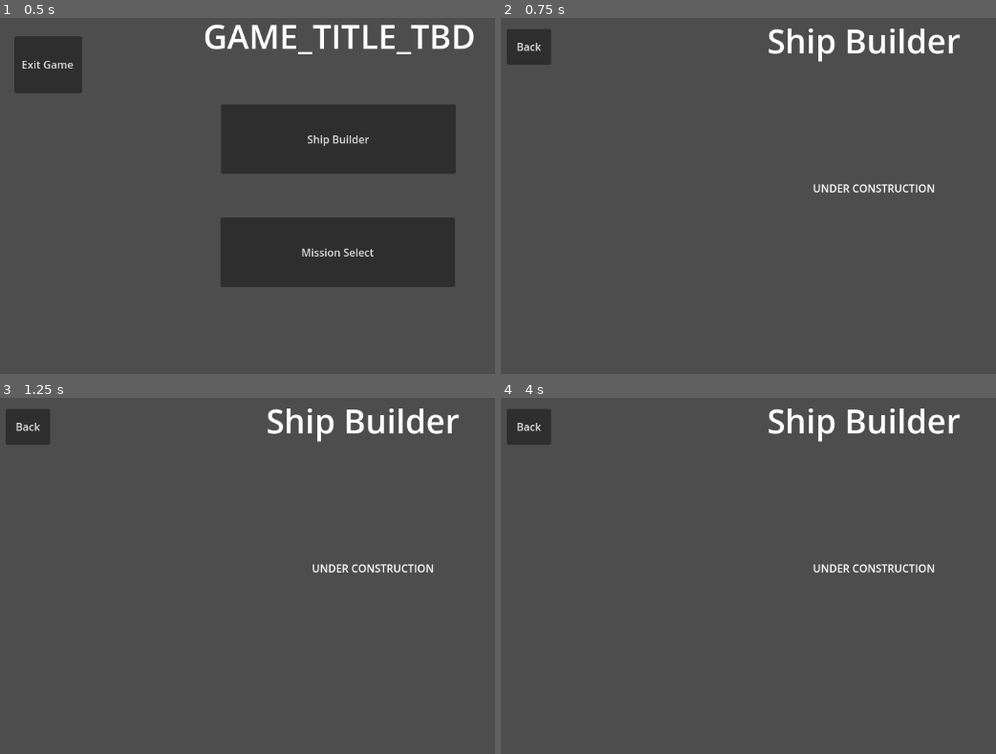
Above: before the commit, frames 1-4 (two rows, left to right).
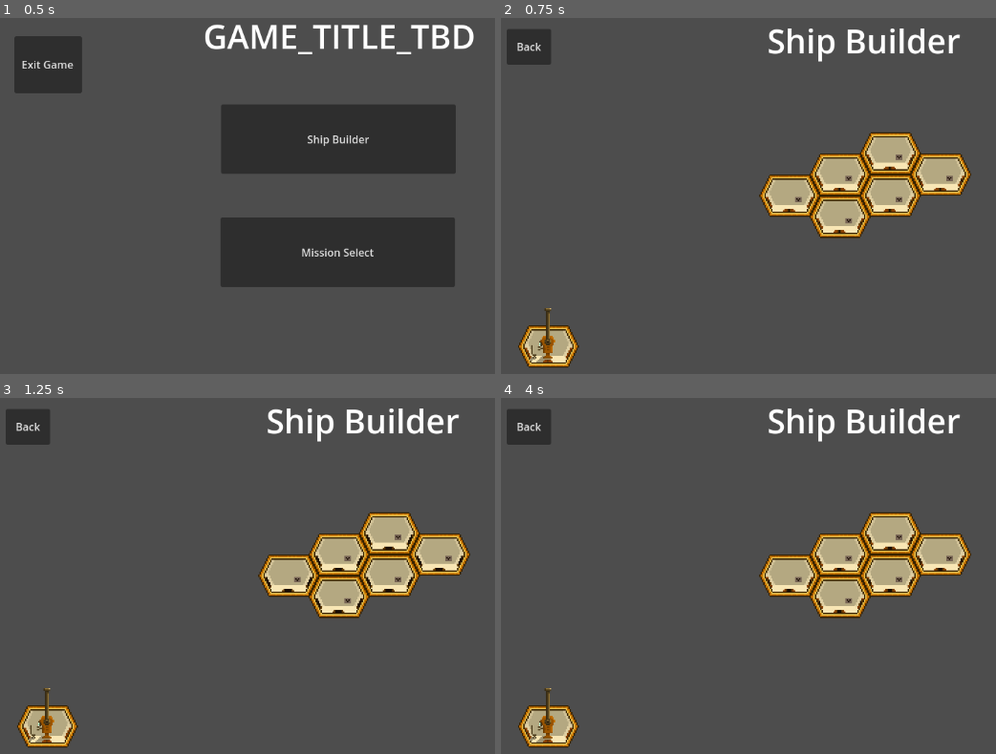
Above: after the commit, the same moments.

Repository: Onahail/PixelJam
Game: Godot game, scene res://Menus/main_menu.tscn
The game is run twice, just before and just after one commit, with the same random seed, the same clock (stepped at 60 frames per second) and the same inputs.
Inputs:
- Up to frame 1 (0.5 s): no input
- Up to frame 2 (0.75 s): click "Ship Builder" at 0.5 s
- Up to frame 3 (1.25 s): no input
- Up to frame 4 (4 s): click "Back" at 1.25 s; click "Mission Select" at 2 s; click "Back" at 2.75 s; click "Ship Builder" at 3.5 s

Frame 1 is identical in both runs. In frame 2, 8.5% of the frame differs, in the area x 3-95%, y 32-99%; in frame 3, 8.5%; in frame 4, 8.5%.

Commit message:
Ship Builder Progress

Diff:
--- a/Game/game.tscn
+++ b/Game/game.tscn
@@ -1,7 +1,8 @@
-[gd_scene load_steps=4 format=3 uid="uid://l35y1g5j685o"]
+[gd_scene load_steps=5 format=3 uid="uid://l35y1g5j685o"]
 
 [ext_resource type="Script" path="res://Game/game.gd" id="1_ru1o3"]
 [ext_resource type="Theme" uid="uid://cgkmqyuk7h3mi" path="res://ButtonThemes/disabled.tres" id="2_rdv2t"]
+[ext_resource type="AudioStream" uid="uid://dtmww5tol5oth" path="res://Music/Submarine_Rush.mp3" id="3_qn60e"]
 
 [sub_resource type="StyleBoxFlat" id="StyleBoxFlat_51ino"]
 bg_color = Color(0.063472, 0.716149, 0.375532, 1)
@@ -57,4 +58,8 @@
 vertical_alignment = 1
 autowrap_mode = 3
 
+[node name="AudioStreamPlayer2D" type="AudioStreamPlayer2D" parent="."]
+stream = ExtResource("3_qn60e")
+autoplay = true
+
 [connection signal="pressed" from="Victory/ReturnToSurface" to="." method="_on_return_to_surface_pressed"]
--- a/Globals.gd
+++ b/Globals.gd
@@ -1,3 +1,4 @@
 extends Node
 
 var testvar = 1000
+var is_dragging = false
--- /dev/null
+++ b/Menus/ShipBuilder/ShipModules/BaseTile/base_tile.gd
@@ -0,0 +1,11 @@
+extends StaticBody2D
+
+func _ready():
+	$AnimatedSprite2D.play("base_tile_animation")
+
+func  _process(delta):
+	pass
+	#if Globals.is_dragging:
+	#	modulate = Color(Color.LAWN_GREEN, 0.7)
+	#else:
+	#	modulate = Color(1,1,1,1)
--- /dev/null
+++ b/Menus/ShipBuilder/ShipModules/BaseTile/base_tile.tscn
@@ -0,0 +1,59 @@
+[gd_scene load_steps=9 format=3 uid="uid://de4j5pomdu57n"]
+
+[ext_resource type="Texture2D" uid="uid://bcpxsucjim2ak" path="res://Menus/ShipBuilder/ShipModules/BaseTile/Empty_Room_Doors_Opening_Spreadsheet_92x64.png" id="1_jouv7"]
+[ext_resource type="Script" path="res://Menus/ShipBuilder/ShipModules/BaseTile/base_tile.gd" id="1_qxjh6"]
+
+[sub_resource type="AtlasTexture" id="AtlasTexture_tccar"]
+atlas = ExtResource("1_jouv7")
+region = Rect2(0, 0, 92, 64)
+
+[sub_resource type="AtlasTexture" id="AtlasTexture_dje80"]
+atlas = ExtResource("1_jouv7")
+region = Rect2(92, 0, 92, 64)
+
+[sub_resource type="AtlasTexture" id="AtlasTexture_powyi"]
+atlas = ExtResource("1_jouv7")
+region = Rect2(184, 0, 92, 64)
+
+[sub_resource type="AtlasTexture" id="AtlasTexture_dwu1v"]
+atlas = ExtResource("1_jouv7")
+region = Rect2(276, 0, 92, 64)
+
+[sub_resource type="AtlasTexture" id="AtlasTexture_jadru"]
+atlas = ExtResource("1_jouv7")
+region = Rect2(368, 0, 92, 64)
+
+[sub_resource type="SpriteFrames" id="SpriteFrames_n1fdi"]
+animations = [{
+"frames": [{
+"duration": 1.0,
+"texture": SubResource("AtlasTexture_tccar")
+}, {
+"duration": 1.0,
+"texture": SubResource("AtlasTexture_dje80")
+}, {
+"duration": 1.0,
+"texture": SubResource("AtlasTexture_powyi")
+}, {
+"duration": 1.0,
+"texture": SubResource("AtlasTexture_dwu1v")
+}, {
+"duration": 1.0,
+"texture": SubResource("AtlasTexture_jadru")
+}],
+"loop": true,
+"name": &"base_tile_animation",
+"speed": 5.0
+}]
+
+[node name="BaseTile" type="StaticBody2D" groups=["droppable"]]
+script = ExtResource("1_qxjh6")
+
+[node name="AnimatedSprite2D" type="AnimatedSprite2D" parent="."]
+sprite_frames = SubResource("SpriteFrames_n1fdi")
+animation = &"base_tile_animation"
+frame_progress = 0.436827
+
+[node name="CollisionPolygon2D" type="CollisionPolygon2D" parent="."]
+position = Vector2(-1, -7)
+polygon = PackedVector2Array(-28, -23, 30, -23, 45, 7, 30, 37, -27, 37, -43, 7)
--- /dev/null
+++ b/Menus/ShipBuilder/ShipModules/Gun/gun.tscn
@@ -0,0 +1,16 @@
+[gd_scene load_steps=2 format=3 uid="uid://dydspxhktcbcx"]
+
+[ext_resource type="Texture2D" uid="uid://cd4me2rdqa2px" path="res://Menus/ShipBuilder/ShipModules/Gun/Gun.png" id="1_radpf"]
+
+[node name="CharacterBody2D" type="Node2D"]
+
+[node name="PivotPoint" type="Marker2D" parent="."]
+rotation = 0.00586757
+
+[node name="Gun" type="Sprite2D" parent="PivotPoint"]
+position = Vector2(0, -23)
+rotation = -0.00469941
+texture = ExtResource("1_radpf")
+
+[node name="ShootPoint" type="Marker2D" parent="PivotPoint/Gun"]
+position = Vector2(-0.167662, -28.0002)
--- /dev/null
+++ b/Menus/ShipBuilder/ShipModules/Gun/gun_deck.gd
@@ -0,0 +1,70 @@
+extends Node2D
+
+var draggable = false
+var is_inside_droppable = false
+var body_ref
+var offset: Vector2
+var initialPos : Vector2
+var drop_points = []
+var drop_point
+
+func _ready():
+	initialPos = global_position
+
+func _process(delta):
+	if draggable:
+		if Input.is_action_just_pressed("leftclick"):
+			offset = get_global_mouse_position()
+			Globals.is_dragging = true
+			z_index = 2
+			scale = Vector2(0.7,0.7)
+		if Input.is_action_pressed("leftclick"):
+			global_position = get_global_mouse_position()
+		elif Input.is_action_just_released("leftclick"):
+			scale = Vector2(1,1)
+			Globals.is_dragging = false
+			var tween = get_tree().create_tween()
+			if is_inside_droppable:
+				#tween.tween_property(self, "global_position", body_ref.global_position,0.2).set_ease(Tween.EASE_OUT)
+				var closest_distance = INF
+				for point in drop_points:
+					var distance = global_position.distance_to(point.global_position)
+					if distance < closest_distance:
+						closest_distance = distance
+						drop_point = point
+				tween.tween_property(self, "global_position", drop_point.global_position,0.2).set_ease(Tween.EASE_OUT)
+				body_ref.modulate = Color(1,1,1,1)
+				#print("Inside Droppable Position")
+			else:
+				tween.tween_property(self, "global_position", initialPos,0.2).set_ease(Tween.EASE_OUT)
+				#print("Outside Droppable Position - Returning")
+
+
+func _on_area_2d_mouse_entered():
+	if not Globals.is_dragging:
+		draggable = true
+		scale = Vector2(1.05,1.05)
+
+
+func _on_area_2d_mouse_exited():
+	if not Globals.is_dragging:
+		draggable = false
+		scale = Vector2(1,1)
+
+
+func _on_area_2d_body_entered(body:StaticBody2D):
+	if body.is_in_group('droppable'):
+		drop_points.append(body)
+		is_inside_droppable = true
+		body.modulate = Color(Color.GREEN, 0.5)
+		body_ref = body
+		#print("Inside Droppable Body - Position", body_ref.global_position)
+
+
+func _on_area_2d_body_exited(body):
+	if body.is_in_group('droppable'):
+		drop_points.erase(body)
+		if drop_points.size() == 0:
+			is_inside_droppable = false
+		body.modulate = Color(1,1,1,1)
+	#	print("Outside Droppable Body", body_ref.global_position)
--- /dev/null
+++ b/Menus/ShipBuilder/ShipModules/Gun/gun_deck.tscn
@@ -0,0 +1,26 @@
+[gd_scene load_steps=4 format=3 uid="uid://g6j6gqdq64h3"]
+
+[ext_resource type="Texture2D" uid="uid://bxcaydfrd4cne" path="res://Menus/ShipBuilder/ShipModules/Gun/Gun_Deck_Sans_Gun.png" id="1_hv26i"]
+[ext_resource type="Script" path="res://Menus/ShipBuilder/ShipModules/Gun/gun_deck.gd" id="1_ugqvi"]
+[ext_resource type="PackedScene" uid="uid://dydspxhktcbcx" path="res://Menus/ShipBuilder/ShipModules/Gun/gun.tscn" id="2_uvkw3"]
+
+[node name="GunModule" type="Node2D"]
+script = ExtResource("1_ugqvi")
+
+[node name="GunDeckSansGun" type="Sprite2D" parent="."]
+texture = ExtResource("1_hv26i")
+
+[node name="Area2D" type="Area2D" parent="."]
+
+[node name="CollisionPolygon2D" type="CollisionPolygon2D" parent="Area2D"]
+position = Vector2(-1, -7)
+polygon = PackedVector2Array(-28, -24, 30, -24, 46, 7, 30, 38, -28, 37, -44, 7)
+
+[node name="GunBarrel" parent="." instance=ExtResource("2_uvkw3")]
+position = Vector2(-0.999998, -7)
+rotation = -0.00131252
+
+[connection signal="body_entered" from="Area2D" to="." method="_on_area_2d_body_entered"]
+[connection signal="body_exited" from="Area2D" to="." method="_on_area_2d_body_exited"]
+[connection signal="mouse_entered" from="Area2D" to="." method="_on_area_2d_mouse_entered"]
+[connection signal="mouse_exited" from="Area2D" to="." method="_on_area_2d_mouse_exited"]
--- /dev/null
+++ b/Menus/ShipBuilder/Ships/starter_ship.tscn
@@ -0,0 +1,22 @@
+[gd_scene load_steps=2 format=3 uid="uid://dpfx0d6gtsk6b"]
+
+[ext_resource type="PackedScene" uid="uid://de4j5pomdu57n" path="res://Menus/ShipBuilder/ShipModules/BaseTile/base_tile.tscn" id="1_jpcx5"]
+
+[node name="BaseShip" type="Node2D" groups=["droppable"]]
+
+[node name="BaseTile" parent="." instance=ExtResource("1_jpcx5")]
+
+[node name="BaseTile2" parent="." instance=ExtResource("1_jpcx5")]
+position = Vector2(76, -32)
+
+[node name="BaseTile3" parent="." instance=ExtResource("1_jpcx5")]
+position = Vector2(0, -64)
+
+[node name="BaseTile4" parent="." instance=ExtResource("1_jpcx5")]
+position = Vector2(-76, -32)
+
+[node name="BaseTile5" parent="." instance=ExtResource("1_jpcx5")]
+position = Vector2(76, -96)
+
+[node name="BaseTile6" parent="." instance=ExtResource("1_jpcx5")]
+position = Vector2(152, -64)
--- /dev/null
+++ b/Menus/ShipBuilder/ship_builder.gd
@@ -0,0 +1,7 @@
+extends Node2D
+
+func _on_back_pressed():
+	get_tree().change_scene_to_file("res://Menus/main_menu.tscn")
+
+func _process(delta):
+	pass
--- /dev/null
+++ b/Menus/ShipBuilder/ship_builder.tscn
@@ -0,0 +1,37 @@
+[gd_scene load_steps=5 format=3 uid="uid://bispnc5n2jjek"]
+
+[ext_resource type="Script" path="res://Menus/ShipBuilder/ship_builder.gd" id="1_nsu8l"]
+[ext_resource type="PackedScene" uid="uid://dpfx0d6gtsk6b" path="res://Menus/ShipBuilder/Ships/starter_ship.tscn" id="2_fk37k"]
+[ext_resource type="PackedScene" uid="uid://g6j6gqdq64h3" path="res://Menus/ShipBuilder/ShipModules/Gun/gun_deck.tscn" id="3_oylgu"]
+[ext_resource type="AudioStream" uid="uid://d0du7ubyvmbjv" path="res://Music/Shipbuilding.mp3" id="5_8upf1"]
+
+[node name="ShipBuilder" type="Node2D"]
+script = ExtResource("1_nsu8l")
+
+[node name="Back" type="Button" parent="."]
+offset_left = 49.0
+offset_top = 47.0
+offset_right = 116.0
+offset_bottom = 101.0
+text = "Back"
+
+[node name="Title" type="Label" parent="."]
+offset_left = 442.0
+offset_top = 30.0
+offset_right = 775.0
+offset_bottom = 99.0
+theme_override_font_sizes/font_size = 50
+text = "Ship Builder
+"
+
+[node name="BaseShip" parent="." instance=ExtResource("2_fk37k")]
+position = Vector2(552, 331)
+
+[node name="GunModule" parent="." instance=ExtResource("3_oylgu")]
+position = Vector2(112, 527)
+
+[node name="AudioStreamPlayer2D" type="AudioStreamPlayer2D" parent="."]
+stream = ExtResource("5_8upf1")
+autoplay = true
+
+[connection signal="pressed" from="Back" to="." method="_on_back_pressed"]
--- a/Menus/main_menu.gd
+++ b/Menus/main_menu.gd
@@ -2,7 +2,7 @@
 
 
 func _on_ship_builder_pressed():
-	get_tree().change_scene_to_file("res://Menus/ship_builder.tscn")
+	get_tree().change_scene_to_file("res://Menus/ShipBuilder/ship_builder.tscn")
 
 func _on_mission_select_pressed():
 	get_tree().change_scene_to_file("res://Menus/mission_select.tscn")
--- a/Menus/main_menu.tscn
+++ b/Menus/main_menu.tscn
@@ -1,6 +1,7 @@
-[gd_scene load_steps=2 format=3 uid="uid://bfwnhju0lpjof"]
+[gd_scene load_steps=3 format=3 uid="uid://bfwnhju0lpjof"]
 
 [ext_resource type="Script" path="res://Menus/main_menu.gd" id="1_tm4h6"]
+[ext_resource type="AudioStream" uid="uid://chq56rpyr1g8b" path="res://Music/Mainmenu.mp3" id="2_52aa6"]
 
 [node name="MainMenu" type="Node2D"]
 script = ExtResource("1_tm4h6")
@@ -36,6 +37,10 @@
 theme_override_font_sizes/font_size = 50
 text = "GAME_TITLE_TBD"
 
+[node name="AudioStreamPlayer2D" type="AudioStreamPlayer2D" parent="."]
+stream = ExtResource("2_52aa6")
+autoplay = true
+
 [connection signal="pressed" from="ShipBuilder" to="." method="_on_ship_builder_pressed"]
 [connection signal="pressed" from="ExitGame" to="." method="_on_exit_game_pressed"]
 [connection signal="pressed" from="MissionSelect" to="." method="_on_mission_select_pressed"]
--- a/Menus/mission_select.tscn
+++ b/Menus/mission_select.tscn
@@ -1,6 +1,7 @@
-[gd_scene load_steps=2 format=3 uid="uid://cwyaji7wn7snp"]
+[gd_scene load_steps=3 format=3 uid="uid://cwyaji7wn7snp"]
 
 [ext_resource type="Script" path="res://Menus/mission_select.gd" id="1_xk8tw"]
+[ext_resource type="AudioStream" uid="uid://chq56rpyr1g8b" path="res://Music/Mainmenu.mp3" id="2_xlygh"]
 
 [node name="MissionSelect" type="Node2D"]
 script = ExtResource("1_xk8tw")
@@ -38,6 +39,10 @@
 horizontal_alignment = 1
 vertical_alignment = 1
 
+[node name="AudioStreamPlayer2D" type="AudioStreamPlayer2D" parent="."]
+stream = ExtResource("2_xlygh")
+autoplay = true
+
 [connection signal="pressed" from="Back" to="." method="_on_back_pressed"]
 [connection signal="pressed" from="DepthSelection" to="." method="_on_depth_selection_pressed"]
 [connection signal="pressed" from="MissionStart" to="." method="_on_mission_start_pressed"]
--- a/Menus/ship_builder.gd
+++ /dev/null
@@ -1,4 +0,0 @@
-extends Node2D
-
-func _on_back_pressed():
-	get_tree().change_scene_to_file("res://Menus/main_menu.tscn")
--- a/Menus/ship_builder.tscn
+++ /dev/null
@@ -1,31 +0,0 @@
-[gd_scene load_steps=2 format=3 uid="uid://bispnc5n2jjek"]
-
-[ext_resource type="Script" path="res://Menus/ship_builder.gd" id="1_asa3y"]
-
-[node name="ShipBuilder" type="Node2D"]
-script = ExtResource("1_asa3y")
-
-[node name="Back" type="Button" parent="."]
-offset_left = 49.0
-offset_top = 47.0
-offset_right = 116.0
-offset_bottom = 101.0
-text = "Back"
-
-[node name="UnderConstruction" type="Label" parent="."]
-offset_left = 511.0
-offset_top = 276.0
-offset_right = 709.0
-offset_bottom = 304.0
-text = "UNDER CONSTRUCTION"
-
-[node name="Title" type="Label" parent="."]
-offset_left = 442.0
-offset_top = 30.0
-offset_right = 775.0
-offset_bottom = 99.0
-theme_override_font_sizes/font_size = 50
-text = "Ship Builder
-"
-
-[connection signal="pressed" from="Back" to="." method="_on_back_pressed"]
--- a/project.godot
+++ b/project.godot
@@ -19,6 +19,19 @@
 
 Globals="*res://Globals.gd"
 
+[input]
+
+leftclick={
+"deadzone": 0.5,
+"events": [Object(InputEventMouseButton,"resource_local_to_scene":false,"resource_name":"","device":-1,"window_id":0,"alt_pressed":false,"shift_pressed":false,"ctrl_pressed":false,"meta_pressed":false,"button_mask":0,"position":Vector2(0, 0),"global_position":Vector2(0, 0),"factor":1.0,"button_index":1,"canceled":false,"pressed":false,"double_click":false,"script":null)
+]
+}
+rightclick={
+"deadzone": 0.5,
+"events": [Object(InputEventMouseButton,"resource_local_to_scene":false,"resource_name":"","device":-1,"window_id":0,"alt_pressed":false,"shift_pressed":false,"ctrl_pressed":false,"meta_pressed":false,"button_mask":0,"position":Vector2(0, 0),"global_position":Vector2(0, 0),"factor":1.0,"button_index":2,"canceled":false,"pressed":false,"double_click":false,"script":null)
+]
+}
+
 [rendering]
 
 renderer/rendering_method="gl_compatibility"
Binary file added: Menus/ShipBuilder/ShipModules/BaseTile/Blank_Hex.png
Not shown, added: Menus/ShipBuilder/ShipModules/BaseTile/Blank_Hex.png.import
Binary file added: Menus/ShipBuilder/ShipModules/BaseTile/Empty_Room_Doors_Opening_Spreadsheet_92x64.png
Not shown, added: Menus/ShipBuilder/ShipModules/BaseTile/Empty_Room_Doors_Opening_Spreadsheet_92x64.png.import
Binary file added: Menus/ShipBuilder/ShipModules/BaseTile/Empty_Room_Hex.png
Not shown, added: Menus/ShipBuilder/ShipModules/BaseTile/Empty_Room_Hex.png.import
Binary file added: Menus/ShipBuilder/ShipModules/Gun/Gun.png
Not shown, added: Menus/ShipBuilder/ShipModules/Gun/Gun.png.import
Binary file added: Menus/ShipBuilder/ShipModules/Gun/Gun_Deck_Sans_Gun.png
Not shown, added: Menus/ShipBuilder/ShipModules/Gun/Gun_Deck_Sans_Gun.png.import
Not shown, added: Music/Mainmenu.mp3.import
Not shown, added: Music/Shipbuilding.mp3.import
(and 5 more such lines)
